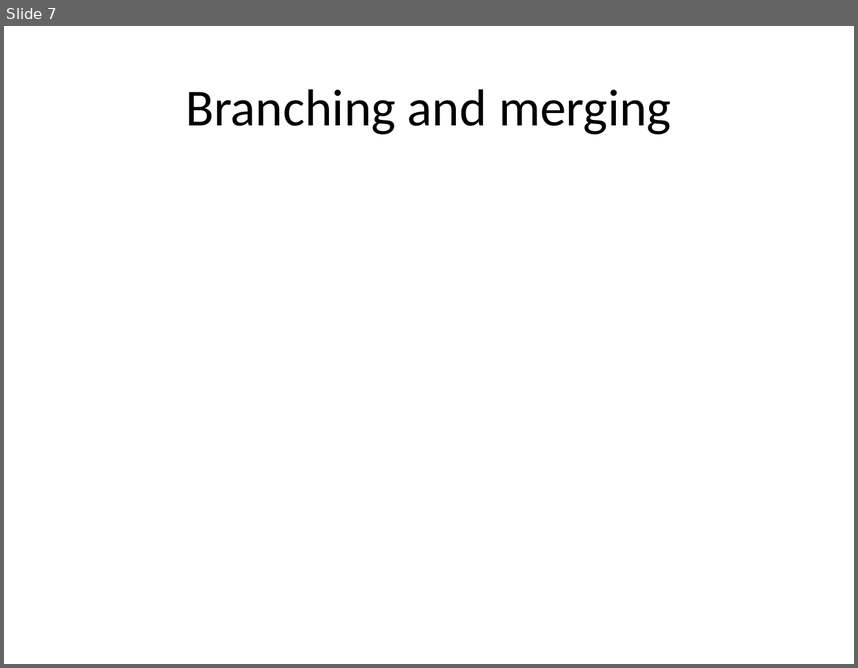
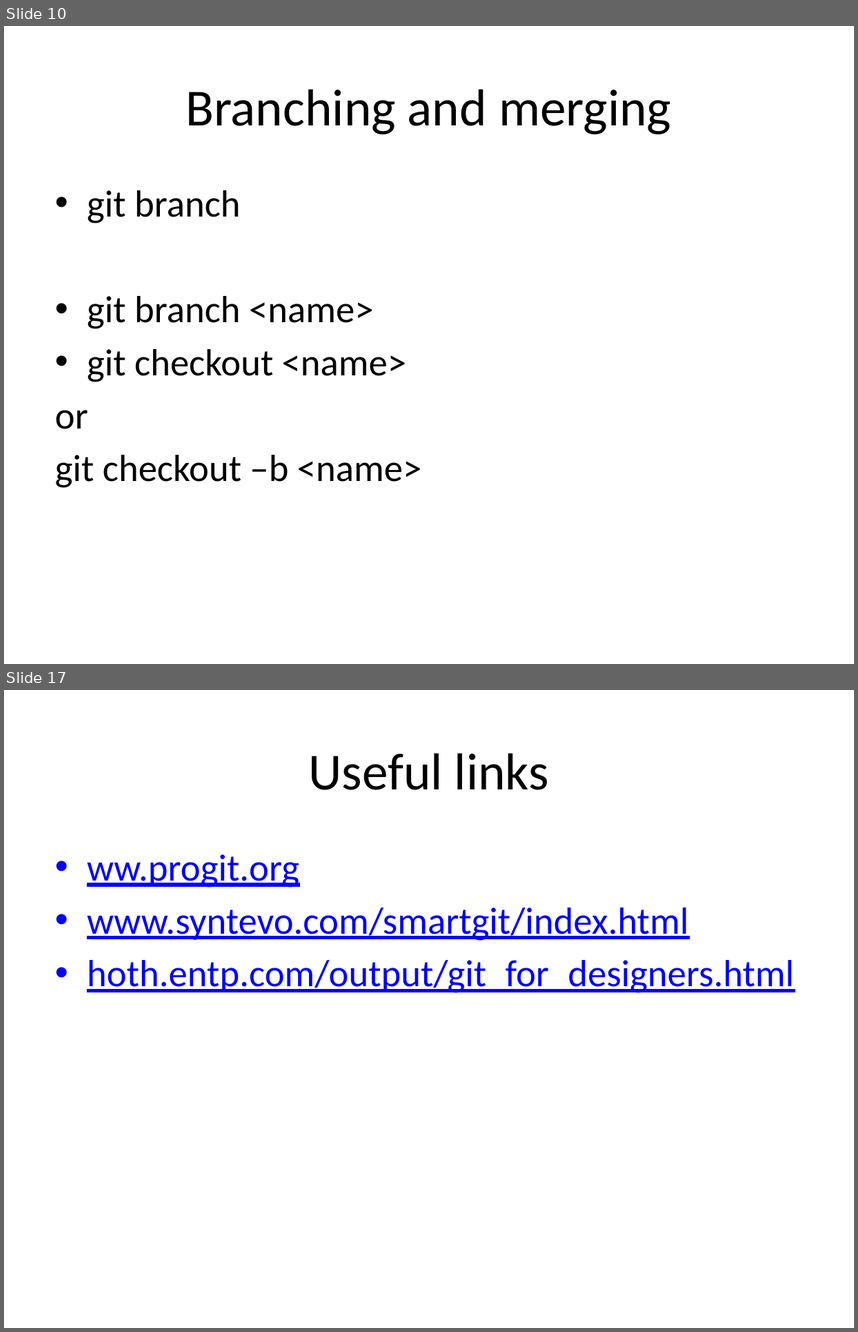
Before and after one commit to mikehulluk/IntroductionToResearchComputing, a slide deck: Wk5/Source Code Version Control Using Git.pptx. Shown one above the other, each under a label of ours: slide 7 before the commit, slides 10 and 17 after it; the slides between them are not shown. The pictures are 858x668 and 858x1332 pixels, drawn with LibreOffice and Linux fonts; fonts in the diff are those of the drawing. Boxes give left, top, right and bottom in pixels: in the first picture for what was removed or moved away, otherwise in the second. Text is boxed around its words. In the diff, an @@ line names an element or a change of style, - is before the commit and + after.

```diff
--- a/Wk5/Source Code Version Control Using Git.pptx
+++ b/Wk5/Source Code Version Control Using Git.pptx
@@ slide 17 added at (x1=4, y1=690, x2=854, y2=1328), background #FFFFFF @@
@@ title added at (x1=309, y1=753, x2=549, y2=790), 44 pt, text #000000 @@
+Useful links
@@ text added at (x1=87, y1=854, x2=794, y2=993), 32 pt, text #0000FF, underline @@
+• ww.progit.org
+• www.syntevo.com/smartgit/index.html
+• hoth.entp.com/output/git_for_designers.html
@@ what was slide 7 is now slide 10 @@
@@ slide 10 changed as well @@
@@ text added at (x1=55, y1=190, x2=421, y2=488), 32 pt, text #000000 @@
+• git branch
+• git branch <name>
+• git checkout <name>
+or
+git checkout –b <name>
```
Also in this commit, not shown: 5 other slides changed, 8 other slides added, 1 slide removed.
